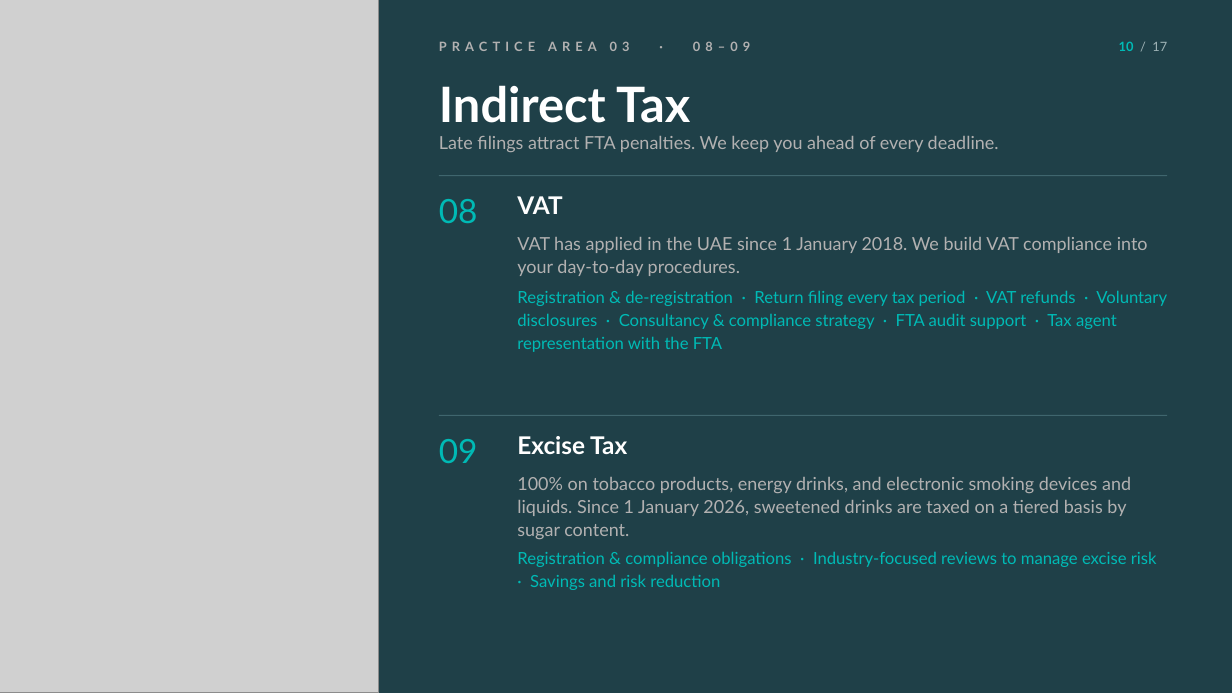
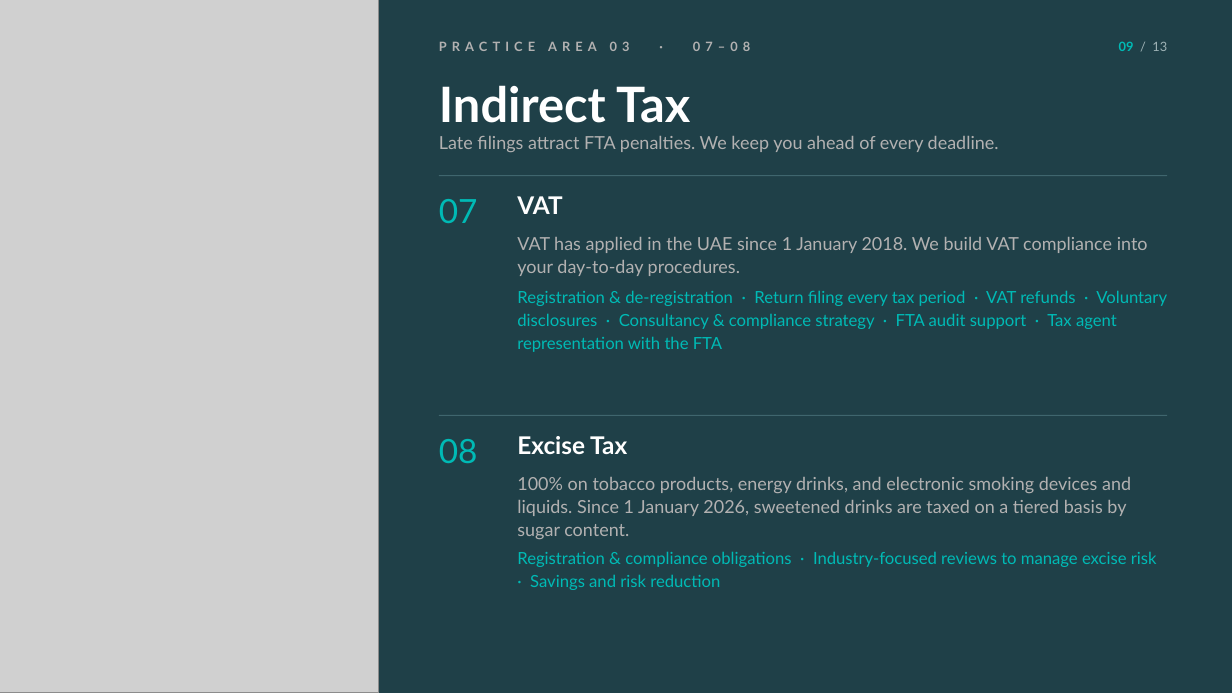
Before and after one commit to khaledsaifelnasr-afk/khsaif-content-studio, a slide deck: slide 9 of Profiles/al-suwaidi-2026/Al-Suwaidi-Company-Profile-2026-FINAL.pptx (slide 10 before the commit). Drawn at 1232x693 pixels with LibreOffice and Linux fonts; fonts in the diff are those of the drawing; grey boxes stand for pictures. Boxes give left, top, right and bottom in pixels: in the first picture for what was removed or moved away, otherwise in the second. Text is boxed around its words. In the diff, an @@ line names an element or a change of style, - is before the commit and + after.

```diff
--- a/Profiles/al-suwaidi-2026/Al-Suwaidi-Company-Profile-2026-FINAL.pptx
+++ b/Profiles/al-suwaidi-2026/Al-Suwaidi-Company-Profile-2026-FINAL.pptx
@@ text at box(439, 41, 751, 51): text changed @@
-PRACTICE AREA 03 · 08–09
+PRACTICE AREA 03 · 07–08
@@ text at box(1119, 41, 1167, 51): text changed @@
-10 / 17
+09 / 13
@@ text at box(439, 199, 478, 223): text changed @@
-08
+07
@@ text at box(439, 439, 478, 463): text changed @@
-09
+08
```
Also in this commit, not shown: 11 other slides changed, 4 slides removed, 1 other file.
